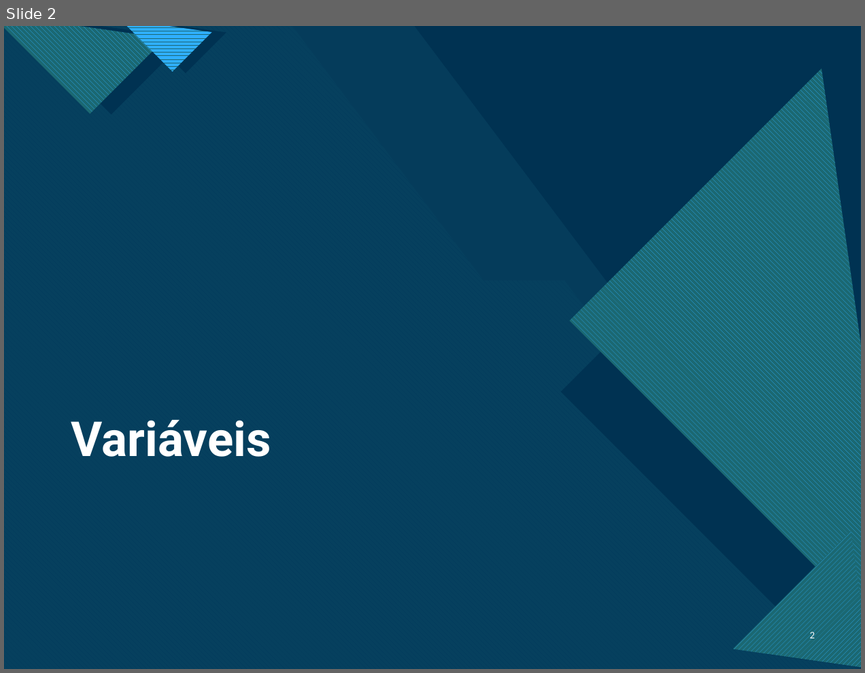
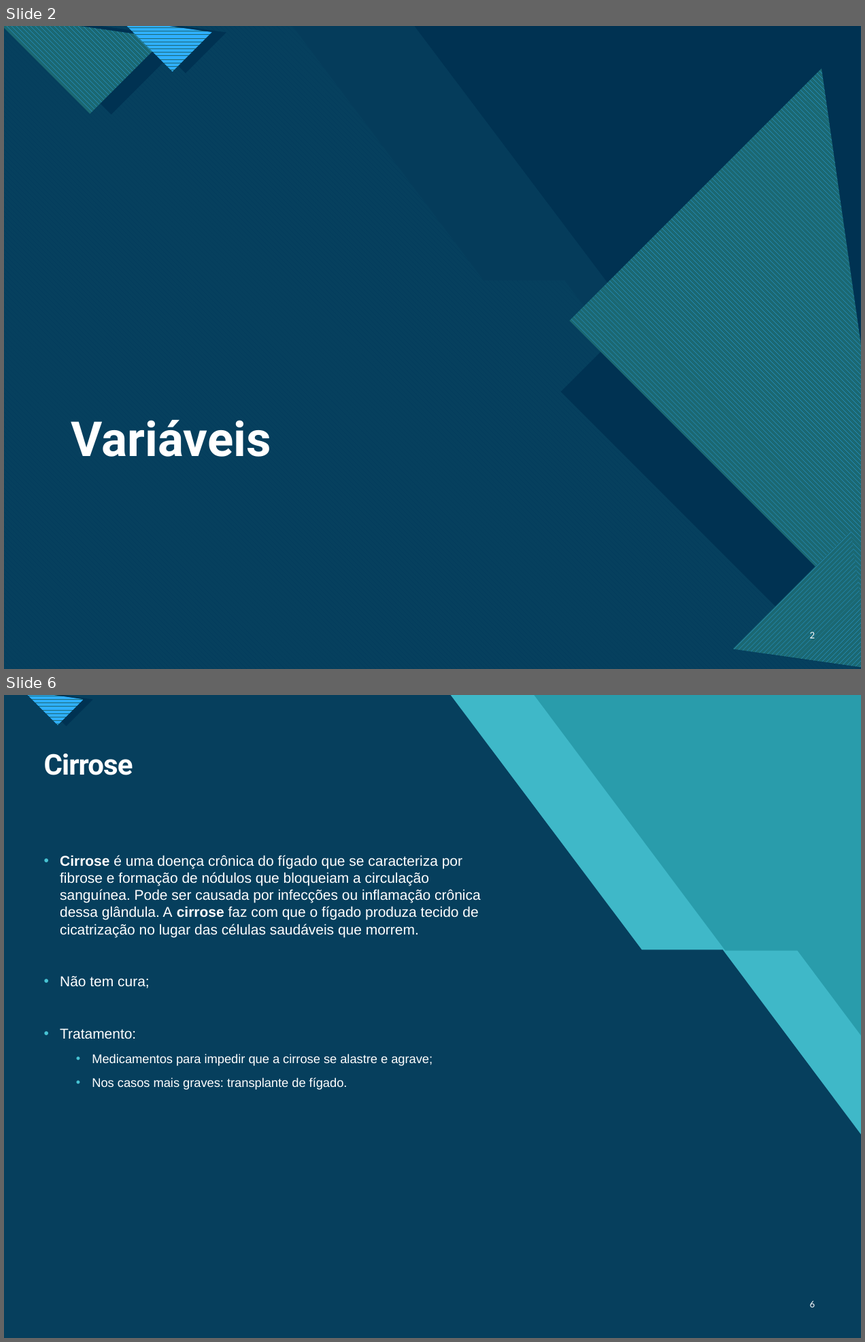
Before and after one commit to adrialmaia/AnaliseExploratoriaDados, a slide deck: ApresentaçãoAED_ AC5e6.pptx. Shown one above the other, each under a label of ours: slide 2 before the commit, slides 2 and 6 after it; the slides between them are not shown. The pictures are 865x673 and 865x1342 pixels, drawn with LibreOffice and Linux fonts; fonts in the diff are those of the drawing. Boxes give left, top, right and bottom in pixels: in the first picture for what was removed or moved away, otherwise in the second. Text is boxed around its words. In the diff, an @@ line names an element or a change of style, - is before the commit and + after.

```diff
--- a/ApresentaçãoAED_ AC5e6.pptx
+++ b/ApresentaçãoAED_ AC5e6.pptx
@@ slide 6 added at box(4, 695, 861, 1338), background #47C3D3; not listed: 11 template elements that a slide beside it also shows @@
@@ rectangle added at box(4, 695, 861, 1338), fill #299CAB @@
@@ rectangle added at box(4, 695, 861, 1338), fill #299CAB @@
@@ freeform shape added at box(4, 695, 861, 1338), fill #47C3D3 at 74% opacity @@
@@ title added at box(44, 753, 133, 775), 24 pt, text #FFFFFF, bold @@
+Cirrose
@@ text added at box(60, 855, 481, 1089), 12 pt, text #FFFFFF @@
+• Cirrose é uma doença crônica do fígado que se caracteriza por fibrose e formação de nódulos que bloqueiam a circulação sanguínea. Pode ser causada por infecções ou inflamação crônica dessa glândula. A cirrose faz com que o fígado produza tecido de cicatrização no lugar das células saudáveis que morrem.
+• Não tem cura;
+• Tratamento:
+  • Medicamentos para impedir que a cirrose se alastre e agrave;
+  • Nos casos mais graves: transplante de fígado.
@@ page number added at box(810, 1300, 815, 1307), 7.5 pt, text #FFFFFF @@
+6
```
Also in this commit, not shown: 3 slides changed, 13 other slides added, 13 slides removed, 1 other file.
